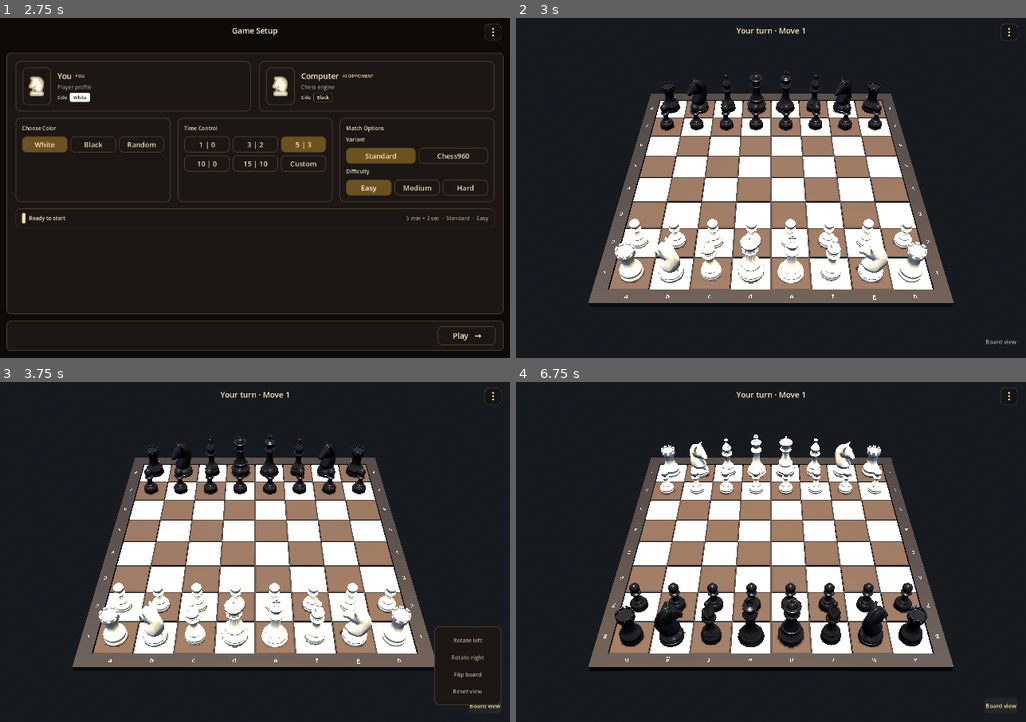
Above: before the commit, frames 1-4 (two rows, left to right).
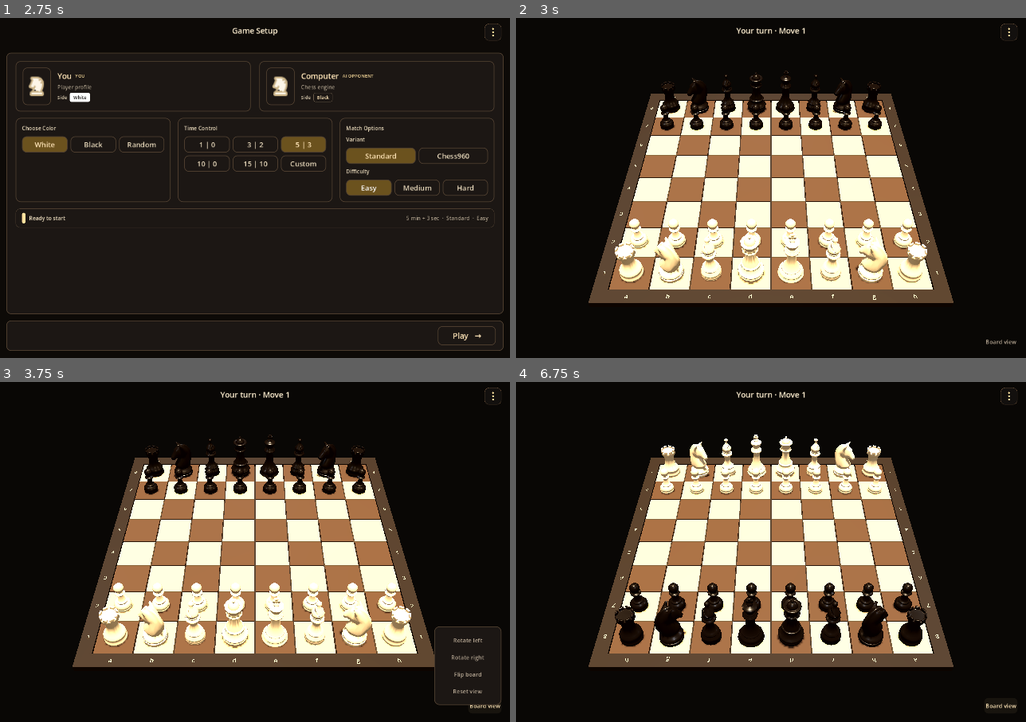
Above: after the commit, the same moments.

Repository: shedrackgodstime/chess-relay
Game: Godot game, scene res://src/ui/app/app_root.tscn
Same seed, same stepped clock (60 frames per second), same inputs: the game is played once before the commit and once after it.
Inputs:
- Up to frame 1 (2.75 s): click "Vs computer" at 0.5 s; click "Easy" at 1.25 s; click "Easy" at 2 s
- Up to frame 2 (3 s): click "Play →" at 2.75 s
- Up to frame 3 (3.75 s): click "Board view" at 3.5 s
- Up to frame 4 (6.75 s): click "Rotate left" at 4.25 s; click "Rotate right" at 5 s; click "Flip board" at 5.75 s; click "Board view" at 6.5 s

Frame 1 is identical in both runs. In frame 2, 94% of the frame differs, in the area x 0-100%, y 0-100%; in frame 3, 91%; in frame 4, 94%.

Commit message:
Revert latest Godot checkpoints

Diff:
--- a/godot/src/game/board/board_materials.gd
+++ /dev/null
@@ -1,29 +0,0 @@
-extends RefCounted
-
-## Shared 3D board palette. Materials are cached so every board instance uses
-## the same resources and no per-square material copies are created.
-
-static var _cache: Dictionary = {}
-
-static func light_square() -> StandardMaterial3D:
-	return _material_for("light", Color(0.76, 0.67, 0.52, 1.0), 0.62)
-
-static func dark_square() -> StandardMaterial3D:
-	return _material_for("dark", Color(0.28, 0.20, 0.14, 1.0), 0.68)
-
-static func frame() -> StandardMaterial3D:
-	return _material_for("frame", Color(0.12, 0.08, 0.05, 1.0), 0.58)
-
-static func _material_for(key: String, colour: Color, roughness: float) -> StandardMaterial3D:
-	if _cache.has(key):
-		return _cache[key] as StandardMaterial3D
-	var material := StandardMaterial3D.new()
-	material.albedo_color = colour
-	material.roughness = roughness
-	material.metallic = 0.0
-	material.specular_mode = BaseMaterial3D.SPECULAR_SCHLICK_GGX
-	_cache[key] = material
-	return material
-
-static func clear_cache() -> void:
-	_cache.clear()
--- a/godot/src/game/board/board_mesh.gd
+++ b/godot/src/game/board/board_mesh.gd
@@ -11,7 +11,6 @@
 	board_size: int,
 	square_size: float,
 	square_gap: float,
-	square_bevel: float,
 	square_thickness: float,
 	frame_margin: float,
 	frame_lip: float,
@@ -39,12 +38,10 @@
 				-square_thickness * 0.5,
 				(rank - (board_size - 1) * 0.5) * square_size
 			)
+			var tile := BoxMesh.new()
+			tile.size = Vector3(tile_size, square_thickness, tile_size)
 			var target := light if (file + rank) % 2 == 0 else dark
-			_append_beveled_box(
-				target,
-				Vector3(tile_size, square_thickness, tile_size),
-				square_bevel,
-				centre)
+			target.append_from(tile, 0, Transform3D(Basis.IDENTITY, centre))
 
 	var outer := half + frame_margin
 	var centre_offset := (outer + half) * 0.5
@@ -73,75 +70,3 @@
 	frame.commit(mesh)
 	mesh.surface_set_material(mesh.get_surface_count() - 1, frame_material)
 	return mesh
-
-
-## Emits a box with a chamfered top edge. The bottom remains flat so every tile
-## keeps a precise playing surface while the bevel gives the light a controlled
-## edge to catch. Faces are emitted with their own vertices and normals, which
-## keeps the top, sides, and chamfer visually crisp under directional light.
-static func _append_beveled_box(
-	tool: SurfaceTool, size: Vector3, bevel: float, centre: Vector3
-) -> void:
-	var half := size * 0.5
-	var amount := clampf(bevel, 0.0, minf(half.x, minf(half.y, half.z)) * 0.5)
-	var top_side := half.y - amount
-	var local_faces := [
-		[Vector3(0.0, 0.0, 1.0), [
-			Vector3(-half.x, -half.y, half.z), Vector3(half.x, -half.y, half.z),
-			Vector3(half.x, top_side, half.z), Vector3(-half.x, top_side, half.z)]],
-		[Vector3(0.0, 0.0, -1.0), [
-			Vector3(half.x, -half.y, -half.z), Vector3(-half.x, -half.y, -half.z),
-			Vector3(-half.x, top_side, -half.z), Vector3(half.x, top_side, -half.z)]],
-		[Vector3(1.0, 0.0, 0.0), [
-			Vector3(half.x, -half.y, half.z), Vector3(half.x, -half.y, -half.z),
-			Vector3(half.x, top_side, -half.z), Vector3(half.x, top_side, half.z)]],
-		[Vector3(-1.0, 0.0, 0.0), [
-			Vector3(-half.x, -half.y, -half.z), Vector3(-half.x, -half.y, half.z),
-			Vector3(-half.x, top_side, half.z), Vector3(-half.x, top_side, -half.z)]]
-	]
-	for face in local_faces:
-		_append_quad(tool, face[0], face[1], centre)
-
-	if amount <= 0.0:
-		_append_quad(tool, Vector3.UP, [
-			Vector3(-half.x, half.y, half.z), Vector3(half.x, half.y, half.z),
-			Vector3(half.x, half.y, -half.z), Vector3(-half.x, half.y, -half.z)], centre)
-	else:
-		var chamfers := [
-			[Vector3(0.0, 1.0, 1.0).normalized(), [
-				Vector3(-half.x, top_side, half.z), Vector3(half.x, top_side, half.z),
-				Vector3(half.x - amount, half.y, half.z - amount),
-				Vector3(-half.x + amount, half.y, half.z - amount)]],
-			[Vector3(0.0, 1.0, -1.0).normalized(), [
-				Vector3(half.x, top_side, -half.z), Vector3(-half.x, top_side, -half.z),
-				Vector3(-half.x + amount, half.y, -half.z + amount),
-				Vector3(half.x - amount, half.y, -half.z + amount)]],
-			[Vector3(1.0, 1.0, 0.0).normalized(), [
-				Vector3(half.x, top_side, half.z), Vector3(half.x, top_side, -half.z),
-				Vector3(half.x - amount, half.y, -half.z + amount),
-				Vector3(half.x - amount, half.y, half.z - amount)]],
-			[Vector3(-1.0, 1.0, 0.0).normalized(), [
-				Vector3(-half.x, top_side, -half.z), Vector3(-half.x, top_side, half.z),
-				Vector3(-half.x + amount, half.y, half.z - amount),
-				Vector3(-half.x + amount, half.y, -half.z + amount)]]
-		]
-		for chamfer in chamfers:
-			_append_quad(tool, chamfer[0], chamfer[1], centre)
-		_append_quad(tool, Vector3.UP, [
-			Vector3(-half.x + amount, half.y, half.z - amount),
-			Vector3(half.x - amount, half.y, half.z - amount),
-			Vector3(half.x - amount, half.y, -half.z + amount),
-			Vector3(-half.x + amount, half.y, -half.z + amount)], centre)
-
-	_append_quad(tool, Vector3.DOWN, [
-		Vector3(-half.x, -half.y, -half.z), Vector3(half.x, -half.y, -half.z),
-		Vector3(half.x, -half.y, half.z), Vector3(-half.x, -half.y, half.z)], centre)
-
-
-static func _append_quad(
-	tool: SurfaceTool, normal: Vector3, corners: Array, centre: Vector3
-) -> void:
-	for triangle in [[0, 2, 1], [0, 3, 2]]:
-		for corner_index in triangle:
-			tool.set_normal(normal)
-			tool.add_vertex(centre + corners[corner_index])
--- a/godot/src/game/board/board_view.gd
+++ b/godot/src/game/board/board_view.gd
@@ -1,18 +1,13 @@
-@tool
 class_name ChessBoardView
 extends Node3D
 
 const BOARD_MESH_SCRIPT := preload("res://src/game/board/board_mesh.gd")
-const SQUARE_MARKER_SCRIPT := preload("res://src/game/board/square_marker.gd")
-const BOARD_MATERIALS_SCRIPT := preload("res://src/game/board/board_materials.gd")
 
 signal square_pressed(square: String)
-signal piece_pressed(piece: Node)
 
 const BOARD_SIZE := 8
 const SQUARE_SIZE := 1.0
 const SQUARE_GAP := 0.035
-const SQUARE_BEVEL := 0.018
 const SQUARE_THICKNESS := 0.07
 const BOARD_SURFACE_Y := 0.0
 const FRAME_MARGIN := 0.38
@@ -71,8 +66,11 @@
 	if square.is_empty():
 		return
 	_highlighted_square = square
-	var highlight := SQUARE_MARKER_SCRIPT.create(color)
-	highlight.position = square_to_world(square, BOARD_SURFACE_Y + 0.012)
+	var highlight := _make_box(
+		Vector3(SQUARE_SIZE * 0.86, 0.025, SQUARE_SIZE * 0.86),
+		color,
+		Vector3(square_to_world(square, BOARD_SURFACE_Y + 0.012))
+	)
 	highlight.name = "SelectedSquare"
 	_highlights_root.add_child(highlight)
 
@@ -126,8 +124,6 @@
 func _build_input_surface() -> void:
 	var area := Area3D.new()
 	area.name = "BoardInputSurface"
-	area.collision_layer = 1
-	area.collision_mask = 0
 	var collision := CollisionShape3D.new()
 	var shape := BoxShape3D.new()
 	shape.size = Vector3(BOARD_SIZE * SQUARE_SIZE, SQUARE_THICKNESS, BOARD_SIZE * SQUARE_SIZE)
@@ -181,36 +177,10 @@
 
 func _on_board_input(_camera: Node, event: InputEvent, event_position: Vector3, _normal: Vector3, _shape_idx: int) -> void:
 	if event is InputEventMouseButton and event.pressed and event.button_index == MOUSE_BUTTON_LEFT:
-		if _emit_piece_at_pointer(_camera, event.position):
-			return
 		var square := world_to_square(event_position)
 		if not square.is_empty():
 			set_highlight(square)
 			square_pressed.emit(square)
-	elif event is InputEventScreenTouch and event.pressed:
-		if _emit_piece_at_pointer(_camera, event.position):
-			return
-		var touch_square := world_to_square(event_position)
-		if not touch_square.is_empty():
-			set_highlight(touch_square)
-			square_pressed.emit(touch_square)
-
-
-func _emit_piece_at_pointer(camera_node: Node, screen_position: Vector2) -> bool:
-	if not camera_node is Camera3D:
-		return false
-	var camera := camera_node as Camera3D
-	var origin := camera.project_ray_origin(screen_position)
-	var endpoint := origin + camera.project_ray_normal(screen_position) * 40.0
-	var query := PhysicsRayQueryParameters3D.create(origin, endpoint, 2)
-	var hit := get_world_3d().direct_space_state.intersect_ray(query)
-	if hit.is_empty():
-		return false
-	var collider := hit.get("collider") as Node
-	if collider == null or collider.name != "PieceInputSurface" or collider.get_parent() == null:
-		return false
-	piece_pressed.emit(collider.get_parent())
-	return true
 
 
 func _clear_highlights() -> void:
@@ -239,23 +209,25 @@
 		BOARD_SIZE,
 		SQUARE_SIZE,
 		SQUARE_GAP,
-		SQUARE_BEVEL,
 		SQUARE_THICKNESS,
 		FRAME_MARGIN,
 		FRAME_LIP,
 		FRAME_DEPTH,
 		PLINTH_DEPTH,
 		PLINTH_INSET,
-		BOARD_MATERIALS_SCRIPT.light_square(),
-		BOARD_MATERIALS_SCRIPT.dark_square(),
-		BOARD_MATERIALS_SCRIPT.frame()
+		_material(LIGHT_SQUARE),
+		_material(DARK_SQUARE),
+		_material(FRAME_COLOR)
 	)
 	add_child(board_surface)
 
 
 func _square_overlay(square: String, color: Color, prefix: String) -> MeshInstance3D:
-	var overlay := SQUARE_MARKER_SCRIPT.create(color)
-	overlay.position = square_to_world(square, BOARD_SURFACE_Y + 0.012)
+	var overlay := _make_box(
+		Vector3(SQUARE_SIZE * 0.84, 0.026, SQUARE_SIZE * 0.84),
+		color,
+		Vector3(square_to_world(square, BOARD_SURFACE_Y + 0.012))
+	)
 	overlay.name = "%s_%s" % [prefix, square]
 	return overlay
 
--- a/godot/src/game/board/square_marker.gd
+++ /dev/null
@@ -1,40 +0,0 @@
-extends MeshInstance3D
-
-## Reusable, unshaded frame placed just above a board square.
-##
-## The marker is deliberately a frame rather than a filled transparent box:
-## the board grain and piece remain visible underneath it at every camera angle.
-
-const OUTER := 0.86
-const BAR := 0.055
-const HEIGHT := 0.018
-
-static func create(tint: Color) -> MeshInstance3D:
-	var marker := MeshInstance3D.new()
-	marker.mesh = _build_mesh(tint)
-	return marker
-
-
-static func _build_mesh(tint: Color) -> ArrayMesh:
-	var tool := SurfaceTool.new()
-	tool.begin(Mesh.PRIMITIVE_TRIANGLES)
-	var half := OUTER * 0.5
-	var pieces := [
-		[Vector3(OUTER, HEIGHT, BAR), Vector3(0.0, 0.0, -half + BAR * 0.5)],
-		[Vector3(OUTER, HEIGHT, BAR), Vector3(0.0, 0.0, half - BAR * 0.5)],
-		[Vector3(BAR, HEIGHT, OUTER), Vector3(-half + BAR * 0.5, 0.0, 0.0)],
-		[Vector3(BAR, HEIGHT, OUTER), Vector3(half - BAR * 0.5, 0.0, 0.0)]
-	]
-	for piece in pieces:
-		var box := BoxMesh.new()
-		box.size = piece[0]
-		tool.append_from(box, 0, Transform3D(Basis.IDENTITY, piece[1]))
-	var mesh := tool.commit()
-	var material := StandardMaterial3D.new()
-	material.albedo_color = tint
-	material.emission_enabled = true
-	material.emission = Color(tint.r, tint.g, tint.b, 1.0)
-	material.emission_energy_multiplier = 1.35
-	material.shading_mode = BaseMaterial3D.SHADING_MODE_UNSHADED
-	mesh.surface_set_material(0, material)
-	return mesh
--- a/godot/src/game/camera/orbit_camera.gd
+++ b/godot/src/game/camera/orbit_camera.gd
@@ -16,10 +16,13 @@
 ## Two things stay different, because this project's screen needs them and the
 ## prototype's does not:
 ##
-## - Input is read in `_unhandled_input`, matching the prototype and Godot's
-##   gameplay-input guidance. The game screen and HUD roots explicitly use
-##   `MOUSE_FILTER_IGNORE`, while interactive controls keep the default STOP filter,
-##   so buttons receive first refusal and board drags reach the camera.
+## - Input is read in `_input`, not `_unhandled_input`. The prototype's scene root
+##   is a `Node3D` and cannot swallow anything; this project's game screen root is a
+##   full-rect `Control`, and a Control that stops input ends the event before
+##   `_unhandled_input` would ever see it. `_input` runs first and cannot be blocked.
+##   Because of that, the camera sees presses meant for buttons, so `_dragged_by_gui`
+##   decides whether a press landed on something interactive and refuses to drag if it
+##   did.
 ## - The distance and pitch limits are this project's, since they are sized against
 ##   this board and this viewport rather than the prototype's room.
 
@@ -52,19 +55,10 @@
 
 var _dragging_mouse := false
 var _touches := {}
-var _last_mouse_position := Vector2.ZERO
-var _polling_mouse_drag := false
 
 
 func _ready() -> void:
 	_apply()
-
-
-func _process(_delta: float) -> void:
-	if not _touches.is_empty():
-		return
-	_update_mouse_drag(get_viewport().get_mouse_position(),
-		Input.is_mouse_button_pressed(MOUSE_BUTTON_LEFT))
 
 
 ## Points the camera at the current state.
@@ -105,7 +99,7 @@
 ##
 ## Nothing here calls `set_input_as_handled`. Events the camera is not interested in
 ## have to keep travelling, or the buttons underneath stop working.
-func _unhandled_input(event: InputEvent) -> void:
+func _input(event: InputEvent) -> void:
 	if event is InputEventMouseButton:
 		_mouse_button(event as InputEventMouseButton)
 	elif event is InputEventMouseMotion:
@@ -116,21 +110,16 @@
 		_screen_drag(event as InputEventScreenDrag)
 	elif event is InputEventMagnifyGesture:
 		zoom_by(1.0 / (event as InputEventMagnifyGesture).factor)
-	elif event is InputEventPanGesture:
-		var pan := event as InputEventPanGesture
-		if absf(pan.delta.y) > 0.0:
-			zoom_by(1.0 + pan.delta.y * 0.02)
 
 
 func _mouse_button(event: InputEventMouseButton) -> void:
 	if event.button_index == MOUSE_BUTTON_LEFT:
 		if event.pressed:
-			_last_mouse_position = event.position
-			_dragging_mouse = true
-			_polling_mouse_drag = false
+			# Only a drag that started on empty space rotates the board. Reading input
+			# before the GUI means this camera also sees presses meant for a button.
+			_dragging_mouse = not _dragged_by_gui(event.position)
 		else:
 			_dragging_mouse = false
-			_polling_mouse_drag = false
 	elif event.pressed and event.button_index == MOUSE_BUTTON_WHEEL_UP:
 		zoom_by(1.0 / wheel_zoom_step)
 	elif event.pressed and event.button_index == MOUSE_BUTTON_WHEEL_DOWN:
@@ -147,33 +136,10 @@
 	# themselves are delivered, and dragging does nothing, which proves the mouse ones
 	# are not. So the touch tracker rotates on its own and the mouse stands aside
 	# whenever a finger is down rather than only when two are.
-	if not _dragging_mouse or _polling_mouse_drag:
+	if not _dragging_mouse or not _touches.is_empty():
 		return
 	orbit_by(-event.relative.x * rotate_degrees_per_pixel,
 		-event.relative.y * rotate_degrees_per_pixel)
-
-
-func _update_mouse_drag(position: Vector2, held: bool) -> void:
-	if not held:
-		_dragging_mouse = false
-		_polling_mouse_drag = false
-		_last_mouse_position = position
-		return
-	if not _dragging_mouse:
-		if _dragged_by_gui(position):
-			_last_mouse_position = position
-			return
-		_dragging_mouse = true
-		_polling_mouse_drag = true
-		_last_mouse_position = position
-		return
-	if not _polling_mouse_drag:
-		return
-	var relative := position - _last_mouse_position
-	_last_mouse_position = position
-	if relative.length_squared() > 0.0:
-		orbit_by(-relative.x * rotate_degrees_per_pixel,
-			-relative.y * rotate_degrees_per_pixel)
 
 
 ## A finger drags the board. Two fingers pinch it.
@@ -201,7 +167,6 @@
 			remove_meta(&"_pinch_previous")
 		if _touches.is_empty():
 			_dragging_mouse = false
-			_polling_mouse_drag = false
 
 
 func _pinch_zoom() -> void:
--- a/godot/src/game/pieces/piece_view.gd
+++ b/godot/src/game/pieces/piece_view.gd
@@ -1,7 +1,5 @@
 class_name ChessPieceView
 extends Node3D
-
-signal piece_pressed(piece: Node)
 
 const PIECE_SCALE := 16.0
 const KNIGHT_FACING_OFFSET := deg_to_rad(60.0)
@@ -40,32 +38,10 @@
 	mesh.position.y = -_mesh_min_y(mesh) * PIECE_SCALE
 	mesh.material_override = WHITE_MATERIAL if side == "white" else BLACK_MATERIAL
 	add_child(mesh)
-	_add_input_collider(mesh)
 	if piece_type == "knight":
 		rotation.y = PI + KNIGHT_FACING_OFFSET if side == "white" else -KNIGHT_FACING_OFFSET
 	else:
 		rotation.y = PI if side == "black" else 0.0
-
-func _add_input_collider(mesh: MeshInstance3D) -> void:
-	var surface := Area3D.new()
-	surface.name = "PieceInputSurface"
-	surface.collision_layer = 2
-	surface.collision_mask = 0
-	var collision := CollisionShape3D.new()
-	var shape := BoxShape3D.new()
-	var bounds := mesh.get_aabb()
-	shape.size = bounds.size * PIECE_SCALE
-	collision.position = mesh.position + (bounds.position + bounds.size * 0.5) * PIECE_SCALE
-	collision.shape = shape
-	surface.add_child(collision)
-	surface.input_event.connect(_on_piece_input)
-	add_child(surface)
-
-func _on_piece_input(_camera: Node, event: InputEvent, _position: Vector3,
-		_normal: Vector3, _shape_index: int) -> void:
-	if event is InputEventMouseButton and event.pressed \
-			and event.button_index == MOUSE_BUTTON_LEFT:
-		piece_pressed.emit(self)
 
 func _find_mesh(node: Node) -> MeshInstance3D:
 	if node is MeshInstance3D:
--- a/godot/src/ui/screens/game/game_screen.gd
+++ b/godot/src/ui/screens/game/game_screen.gd
@@ -18,7 +18,6 @@
 	_header.menu_requested.connect(_open_game_menu)
 	_board_view_button.pressed.connect(_toggle_board_view_menu)
 	_board.square_pressed.connect(_on_square_pressed)
-	_board.piece_pressed.connect(_on_piece_pressed)
 	_camera.target = CAMERA_TARGET
 	_update_camera_framing()
 	_build_demo_position()
@@ -42,10 +41,6 @@
 	piece.configure(piece_type, side)
 	piece.position = _board.square_to_world(square, 0.02)
 	parent.add_child(piece)
-
-
-func _on_piece_pressed(piece: Node) -> void:
-	_header.set_center_text("Selected %s" % piece.name.replace("_", " ").to_upper())
 
 
 func _notification(what: int) -> void:
--- a/godot/src/ui/screens/game/game_screen.tscn
+++ b/godot/src/ui/screens/game/game_screen.tscn
@@ -5,20 +5,12 @@
 [ext_resource type="PackedScene" path="res://src/ui/components/game_header/game_header.tscn" id="3_header"]
 [ext_resource type="Script" path="res://src/game/camera/orbit_camera.gd" id="4_camera"]
 
-[sub_resource type="ProceduralSkyMaterial" id="ProceduralSkyMaterial_game"]
-sky_top_color = Color(0.18, 0.29, 0.47, 1)
-sky_horizon_color = Color(0.64, 0.7, 0.76, 1)
-ground_bottom_color = Color(0.09, 0.1, 0.115, 1)
-ground_horizon_color = Color(0.48, 0.52, 0.56, 1)
-
-[sub_resource type="Sky" id="Sky_game"]
-sky_material = SubResource("ProceduralSkyMaterial_game")
-
 [sub_resource type="Environment" id="Environment_game"]
-background_mode = 2
-sky = SubResource("Sky_game")
+background_mode = 1
+background_color = Color(0.035, 0.026, 0.02, 1)
 ambient_light_source = 3
-ambient_light_energy = 0.85
+ambient_light_color = Color(0.62, 0.53, 0.42, 1)
+ambient_light_energy = 0.7
 tonemap_mode = 2
 
 [node name="GameScreen" type="Control"]
--- a/godot/tests/ui_smoke_test.gd
+++ b/godot/tests/ui_smoke_test.gd
@@ -282,12 +282,12 @@
 	touch_down.index = 0
 	touch_down.pressed = true
 	touch_down.position = Vector2(400.0, 520.0)
-	cam._unhandled_input(touch_down)
+	cam._input(touch_down)
 	var touch_drag := InputEventScreenDrag.new()
 	touch_drag.index = 0
 	touch_drag.position = Vector2(440.0, 520.0)
 	touch_drag.relative = Vector2(40.0, 0.0)
-	cam._unhandled_input(touch_drag)
+	cam._input(touch_drag)
 	_check(not is_equal_approx(cam.yaw_degrees, touch_yaw),
 		"a one-finger drag rotates the board, yaw %.1f -> %.1f"
 			% [touch_yaw, cam.yaw_degrees])
@@ -298,39 +298,19 @@
 	var emulated := InputEventMouseMotion.new()
 	emulated.relative = Vector2(40.0, 0.0)
 	cam._dragging_mouse = true
-	cam._polling_mouse_drag = true
-	cam._unhandled_input(emulated)
+	cam._input(emulated)
 	_check(is_equal_approx(cam.yaw_degrees, before_double),
 		"and the emulated mouse does not rotate on top of it")
 
 	var lift := InputEventScreenTouch.new()
 	lift.index = 0
 	lift.pressed = false
-	cam._unhandled_input(lift)
-	cam._dragging_mouse = false
+	cam._input(lift)
+	cam._dragging_mouse = true
 	var mouse_yaw: float = cam.yaw_degrees
-	cam._update_mouse_drag(Vector2(400.0, 520.0), true)
-	cam._update_mouse_drag(Vector2(440.0, 520.0), true)
+	cam._input(emulated)
 	_check(not is_equal_approx(cam.yaw_degrees, mouse_yaw),
 		"while a plain mouse drag still rotates once no finger is down")
-	cam._dragging_mouse = false
-	var polled_yaw: float = cam.yaw_degrees
-	cam._update_mouse_drag(free_press, true)
-	cam._update_mouse_drag(free_press + Vector2(40.0, 0.0), true)
-	_check(not is_equal_approx(cam.yaw_degrees, polled_yaw),
-		"polled desktop drag rotates from held mouse state")
-	cam._update_mouse_drag(free_press + Vector2(40.0, 0.0), false)
-	cam.set_distance(cam.min_distance + 2.0)
-	var pan := InputEventPanGesture.new()
-	pan.delta = Vector2(0.0, 4.0)
-	var zoom_before_pan: float = cam.distance
-	cam._unhandled_input(pan)
-	_check(cam.distance > zoom_before_pan, "two-finger trackpad pan zooms the board")
-	var magnify := InputEventMagnifyGesture.new()
-	magnify.factor = 1.1
-	var zoom_before_magnify: float = cam.distance
-	cam._unhandled_input(magnify)
-	_check(cam.distance < zoom_before_magnify, "trackpad magnify gesture zooms in")
 	cam.yaw_degrees = saved_yaw
 	cam.pitch_degrees = saved_pitch
 	cam._dragging_mouse = false
@@ -346,15 +326,8 @@
 	_check(board_surface.mesh is ArrayMesh, "board uses one procedural ArrayMesh surface")
 	_check((board_surface.mesh as ArrayMesh).get_surface_count() == 3,
 		"board mesh separates light, dark, and frame materials")
-	var light_vertices := (board_surface.mesh as ArrayMesh).surface_get_arrays(0)[Mesh.ARRAY_VERTEX] as PackedVector3Array
-	_check(light_vertices.size() / 3 == 32 * 20,
-		"board tiles use the beveled tile geometry")
 	_check(game._board.get_node("Squares/Square_a1").get_child_count() == 0,
 		"square markers carry no duplicate render geometry")
-	game._board.set_highlight("a1")
-	var selection := game._board.get_node("Highlights/SelectedSquare") as MeshInstance3D
-	_check(selection.mesh is ArrayMesh and (selection.mesh as ArrayMesh).get_surface_count() == 1,
-		"selection uses a reusable square frame mesh")
 	var board_aabb := (board_surface.mesh as ArrayMesh).get_aabb()
 	_check(board_aabb.size.x > 8.7 and board_aabb.size.z > 8.7 and board_aabb.size.y > 0.3,
 		"board mesh includes the full frame and plinth bounds")
@@ -370,11 +343,6 @@
 	_check(pieces.get_child_count() == 32, "game builds the reusable starting piece position")
 	var white_mesh := pieces.get_node("White_Pawn_a2/Mesh") as MeshInstance3D
 	var black_mesh := pieces.get_node("Black_Pawn_a7/Mesh") as MeshInstance3D
-	var piece_surface := pieces.get_node_or_null("White_Pawn_a2/PieceInputSurface")
-	_check(piece_surface != null and piece_surface.get_child_count() == 1,
-		"pieces expose a reusable input collider")
-	_check(piece_surface.collision_layer == 2 and game._board.get_node("BoardInputSurface").collision_layer == 1,
-		"piece and board picking use separate collision layers")
 	_check(white_mesh.material_override != null and black_mesh.material_override != null,
 		"pieces receive controlled side materials")
 	_check(white_mesh.material_override != black_mesh.material_override,
@@ -427,10 +395,14 @@
 	# camera now refuses to drag from there, so a drag test that does not say where it
 	# presses was testing the refusal rather than the rotation.
 	drag_start.position = Vector2(400.0, 520.0)
-	game._camera._dragging_mouse = false
-	game._camera._update_mouse_drag(drag_start.position, true)
-	game._camera._update_mouse_drag(drag_start.position + Vector2(40.0, 0.0), true)
-	game._camera._update_mouse_drag(drag_start.position + Vector2(40.0, 0.0), false)
+	game._camera._input(drag_start)
+	var drag_motion := InputEventMouseMotion.new()
+	drag_motion.relative = Vector2(40.0, 0.0)
+	game._camera._input(drag_motion)
+	var drag_end := InputEventMouseButton.new()
+	drag_end.button_index = MOUSE_BUTTON_LEFT
+	drag_end.pressed = false
+	game._camera._input(drag_end)
 	_check(not is_equal_approx(game._camera.yaw_degrees, drag_yaw),
 		"camera drag input changes orbit yaw")
 	var camera_distance: float = game._camera.distance
Not shown, changed: godot/docs/architecture/board_foundation.md
